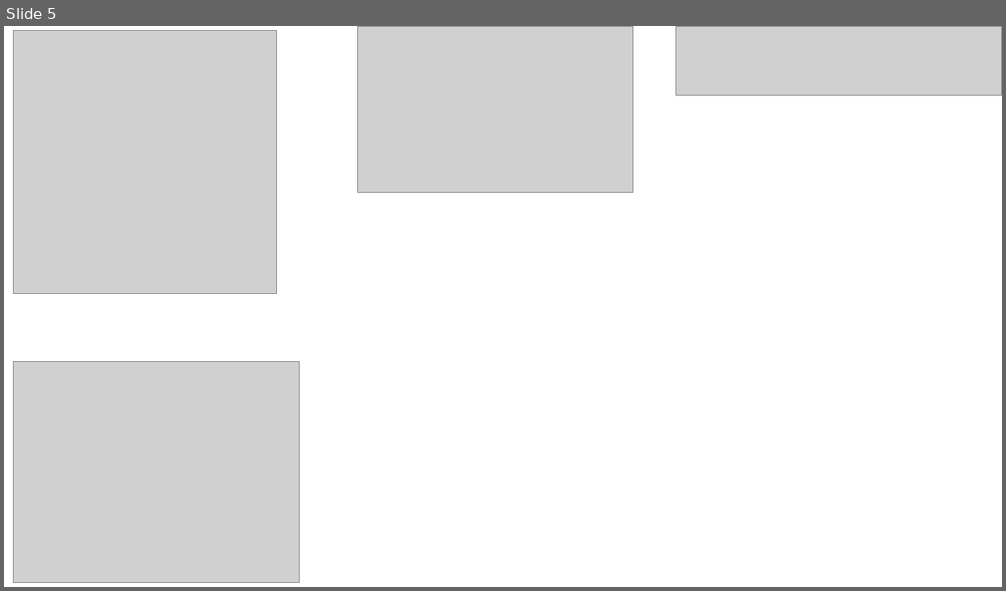
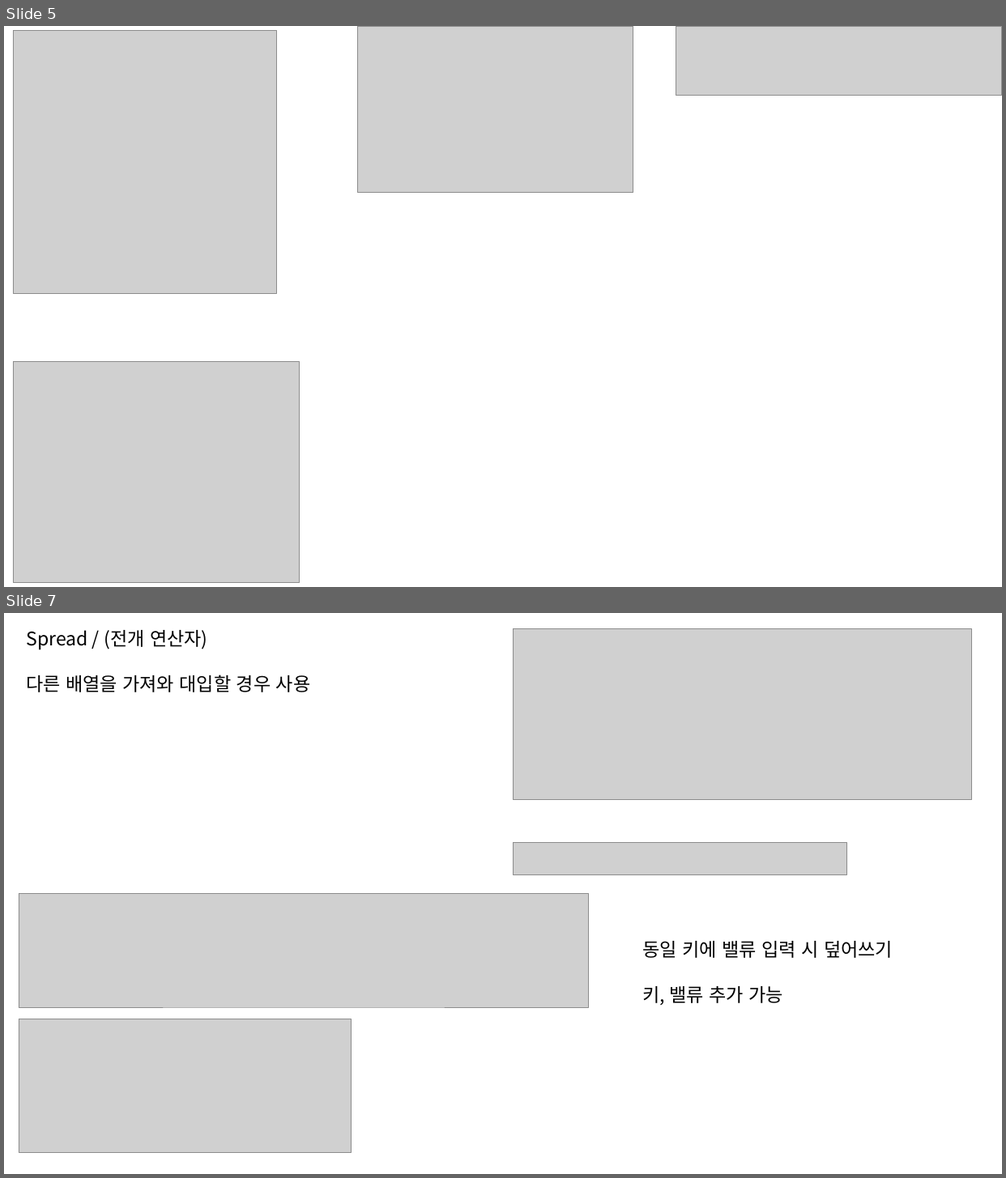
Before and after one commit to HSungJun/AfterSemi, a slide deck: react/React.pptx. Shown one above the other, each under a label of ours: slide 5 before the commit, slides 5 and 7 after it; the slides between them are not shown. The pictures are 1006x591 and 1006x1178 pixels, drawn with LibreOffice and Linux fonts; fonts in the diff are those of the drawing; grey boxes stand for pictures. Boxes give left, top, right and bottom in pixels: in the first picture for what was removed or moved away, otherwise in the second. Text is boxed around its words. In the diff, an @@ line names an element or a change of style, - is before the commit and + after.

```diff
--- a/react/React.pptx
+++ b/react/React.pptx
@@ slide 7 added at bbox=[4, 613, 1002, 1174], background #FFFFFF @@
@@ text added at bbox=[26, 630, 311, 692], 18 pt, text #000000 @@
+Spread / (전개 연산자)
+다른 배열을 가져와 대입할 경우 사용
@@ picture added at bbox=[513, 628, 971, 799] @@
@@ picture added at bbox=[513, 843, 847, 875] @@
@@ picture added at bbox=[19, 894, 590, 1007] @@
@@ text added at bbox=[643, 941, 893, 1005], 18 pt, text #000000 @@
+동일 키에 밸류 입력 시 덮어쓰기
+키, 밸류 추가 가능
@@ picture added at bbox=[19, 1020, 351, 1152] @@
```
Also in this commit, not shown: 4 other slides added, 1 slide removed, 41 other files.
